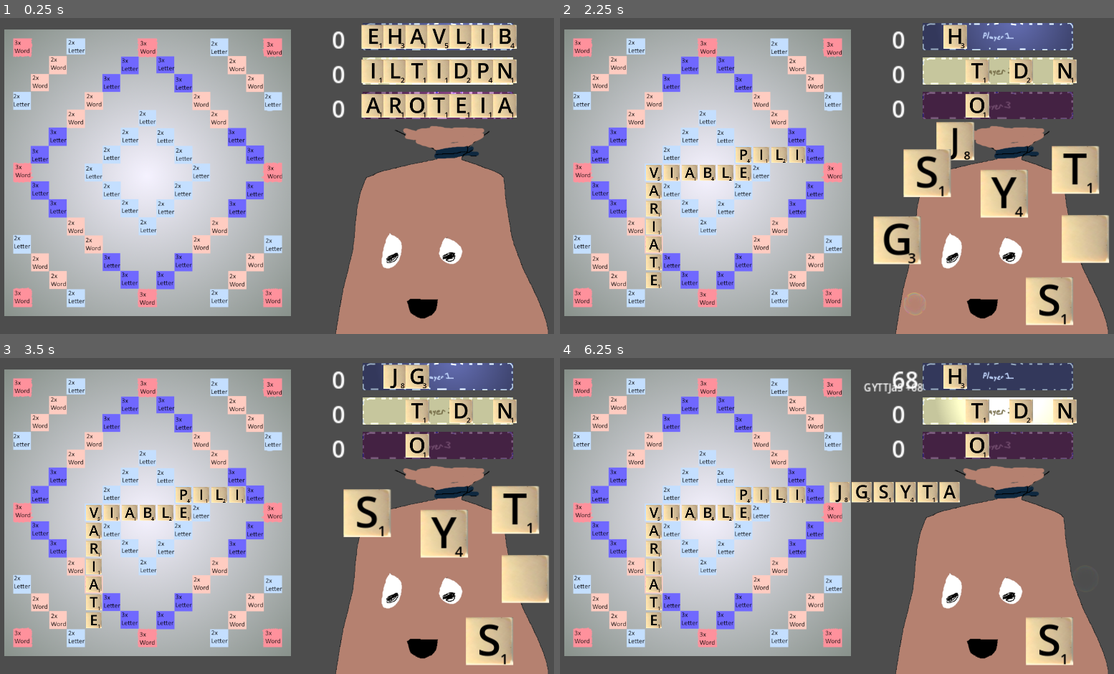
Above: before the commit, frames 1-4 (two rows, left to right).
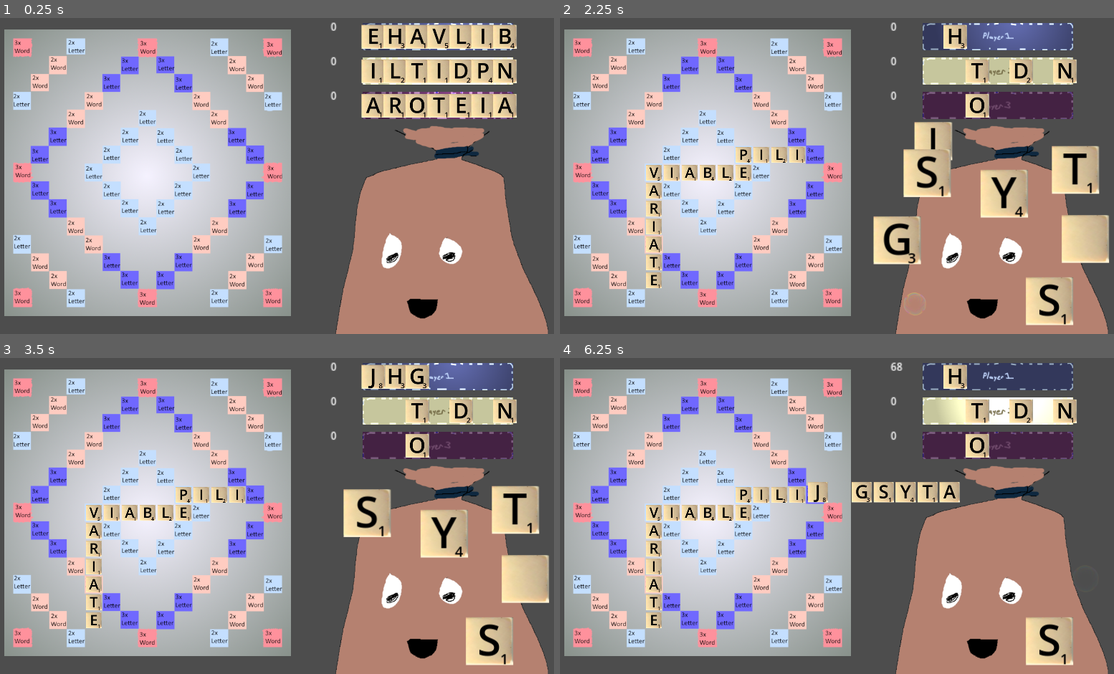
Above: after the commit, the same moments.

Repository: jamie-hello/game-by-jamie-and-xom
Game: Godot game, scene res://main.tscn
Same seed, same stepped clock (60 frames per second), same inputs: the game is played once before the commit and once after it.
Inputs (mouse positions are in pixels of both pictures, inside the frame that each line leads up to):
- Up to frame 1 (0.25 s): no input
- Up to frame 2 (2.25 s): tap Enter at 0.5 s; move the mouse to (958, 157) at 0.52 s; press the mouse at (958, 157) at 0.53 s; move the mouse to (720, 188) at 1.27 s; release the mouse at (720, 188) at 1.28 s; click (720, 188) at 1.35 s; click "J" at 2 s
- Up to frame 3 (3.5 s): click "G" at 2.75 s
- Up to frame 4 (6.25 s): click "S" at 3.5 s; click "Y" at 4.25 s; click "T" at 5 s; click (1086, 579) at 5.75 s

The runs differ from the first frame. In frame 1, 0.3% of the frame differs, in the area x 59-63%, y 1-32%; in frame 2, 1.4%, in the area x 59-75%, y 1-46%; in frame 3, 0.7%; in frame 4, 1.0%.

Commit message:
handle gaps in racks correctly

Diff:
--- a/deal_zone_player.gd
+++ b/deal_zone_player.gd
@@ -1,8 +1,8 @@
 extends Node2D
 
 
-var hand = [] # ASCII
-var rack = [] # instances
+var hand = [0, 0, 0, 0, 0, 0, 0] # ASCII
+var rack = [null, null, null, null, null, null, null] # instances
 var score = 0
 signal played_tiles_sound
 signal clicktiletoplayerhand
@@ -18,7 +18,11 @@
 
 
 func play_turn(): # TODO: Should counts_for_score (false on first turn) be a parameter here, or implemented some other way?
-	var move = $"../../WordAI".get_best_move(hand)
+	var filtered_hand = []
+	for x in hand:
+		if x != 0:
+			filtered_hand.append(x)
+	var move = $"../../WordAI".get_best_move(filtered_hand)
 	# TODO move logic to word_ai.gd?
 	if move == null:
 		print('no valid move, pass the turn')
@@ -33,12 +37,13 @@
 			if $"../../WordAI".tableau[move[1] + i][move[0]] == 0:
 				$"../../WordAI".tableau[move[1] + i][move[0]] = move[3][i]
 				var to_find = move[3][i]
-				if to_find > 100: # lowercase
+				if to_find > 95: # lowercase
 					to_find = 1 # wildcard
 					$"../../Bag".set_wildcard_played()
 				var pos = hand.find(to_find)
-				hand.pop_at(pos)
-				var tile = rack.pop_at(pos)
+				hand[pos] = 0
+				var tile = rack[pos]
+				rack[pos] = null
 				if tile.Letter.length() != 1:
 					tile.card.get_node("Glyph").text = String.chr(move[3][i] - 32)
 				tile.card.destination_scale = 0.333333
@@ -51,9 +56,13 @@
 			if $"../../WordAI".tableau[move[1]][move[0] + i] == 0:
 				$"../../WordAI".tableau[move[1]][move[0] + i] = move[3][i]
 				var to_find = move[3][i]
-				var pos = hand.find(to_find if to_find < 100 else 1) # convert lowercase to wildcard
-				hand.pop_at(pos)
-				var tile = rack.pop_at(pos)
+				if to_find > 95: # lowercase
+					to_find = 1 # wildcard
+					$"../../Bag".set_wildcard_played()
+				var pos = hand.find(to_find)
+				hand[pos] = 0
+				var tile = rack[pos]
+				rack[pos] = null
 				if tile.Letter.length() != 1:
 					tile.card.get_node("Glyph").text = String.chr(move[3][i] - 32)
 				tile.card.destination_scale = 0.333333
@@ -64,23 +73,22 @@
 	if not $"../../PhaseSingleton".is_opening:
 		score += move[4]
 		emit_signal("new_score",move[4],PackedByteArray(move[3]).get_string_from_ascii())
-		if hand.is_empty() and $"../..".dealer_hand.is_empty():
+		var has_remaining_tiles = false
+		for x in hand:
+			if x != 0:
+				has_remaining_tiles = true
+				break
+		if (not has_remaining_tiles) and $"../..".dealer_hand.is_empty():
 			$"../../PhaseSingleton".consecutive_passes = 4 # game over
-	cleanup()
-
-
-func cleanup():
-	for i in rack.size():
-		rack[i].global_position = get_children()[i].global_position
-		rack[i].rest_point = rack[i].global_position
 
 
 func add_tile(tile):
 	tile.drawn_by_player()
-	rack.append(tile)
-	tile.set_position(get_children()[hand.size()].global_position)
+	var pos = hand.find(0)
+	rack[pos] = tile
+	tile.set_position(get_children()[pos].global_position)
 	add_child(tile)
 	tile.rest_point = tile.global_position
 	var ascii_code = tile.Letter.to_ascii_buffer()[0] if tile.Letter.length() == 1 else 1
-	hand.append(ascii_code)
+	hand[pos] = ascii_code
 	emit_signal("clicktiletoplayerhand")
--- a/deal_zone_player.tscn
+++ b/deal_zone_player.tscn
@@ -6,9 +6,6 @@
 [ext_resource type="Texture2D" uid="uid://bwedxmm2ya8n" path="res://img/player1dealzone.png" id="2_g58qw"]
 [ext_resource type="Texture2D" uid="uid://nyrfptv3183a" path="res://img/2dlight.webp" id="5_2mpqu"]
 [ext_resource type="Script" path="res://Score.gd" id="6_jaa0b"]
-
-[sub_resource type="LabelSettings" id="LabelSettings_tgcvh"]
-font_size = 37
 
 [node name="DealZonePlayer" type="Node2D"]
 script = ExtResource("1_c04r7")
@@ -56,19 +53,9 @@
 offset_bottom = 40.0
 script = ExtResource("6_jaa0b")
 
-[node name="newScore Popup" type="Label" parent="Score"]
-layout_mode = 0
-offset_left = -218.0
-offset_top = 10.0
-offset_right = -182.0
-offset_bottom = 40.0
-
 [node name="CurrentScore" type="Label" parent="Score"]
 layout_mode = 0
-offset_left = -169.0
-offset_top = -21.0
+offset_left = -171.0
+offset_top = -27.0
 offset_right = -123.0
-offset_bottom = 30.0
-label_settings = SubResource("LabelSettings_tgcvh")
-
-[connection signal="new_score" from="." to="Score" method="_on_deal_zone_player_new_score"]
+offset_bottom = 6.0
--- a/main.gd
+++ b/main.gd
@@ -108,7 +108,7 @@
 			break
 	if dealer_should_draw:
 		dealer_newhand()
-	if whoseturn.rack.size() == 7 or dealer_hand.is_empty():
+	if (not (null in whoseturn.rack)) or dealer_hand.is_empty():
 		$PhaseSingleton.active_step = $PhaseSingleton.STEP_PLAYING
 		tile.card.signal_id = 1
 		tile.card.connect("done_moving", _on_done_moving)
@@ -120,5 +120,5 @@
 
 
 func _on_done_moving(i):
-	if i == 1:
+	if i == 1 and $PhaseSingleton.active_step == $PhaseSingleton.STEP_PLAYING:
 		$PhaseSingleton.play_turn()
--- a/phase_singleton.gd
+++ b/phase_singleton.gd
@@ -66,11 +66,26 @@
 		bonuses[2] -= $"../WordAI".letter_value(tile)
 	var penalty_sum = bonuses[0] + bonuses[1] + bonuses[2]
 	if $"..".dealer_hand.is_empty() and $"../Bag".contents.is_empty():
-		if player1.hand.is_empty():
+		var player1_has_remaining_tiles = false
+		for x in player1.hand:
+			if x != 0:
+				player1_has_remaining_tiles = true
+				break
+		if not player1_has_remaining_tiles:
 			bonuses[0] -= penalty_sum
-		if player2.hand.is_empty():
+		var player2_has_remaining_tiles = false
+		for x in player2.hand:
+			if x != 0:
+				player2_has_remaining_tiles = true
+				break
+		if not player2_has_remaining_tiles:
 			bonuses[1] -= penalty_sum
-		if player3.hand.is_empty():
+		var player3_has_remaining_tiles = false
+		for x in player3.hand:
+			if x != 0:
+				player3_has_remaining_tiles = true
+				break
+		if not player3_has_remaining_tiles:
 			bonuses[2] -= penalty_sum
 	else:
 		print("gameover by consecutive passes")
--- a/tile.gd
+++ b/tile.gd
@@ -118,7 +118,7 @@
 		else:
 			var whoseturn = get_parent().get_node("PhaseSingleton").active_player
 			if whoseturn != null:
-				if whoseturn.rack.size() < 7:
+				if null in whoseturn.rack:
 					get_parent().deal_tile(whoseturn, self)
 	else:
 		global_position = lerp(global_position, rest_point, 25*delta)
Not shown: 1 places in deal_zone_player.tscn that only renumber resources
